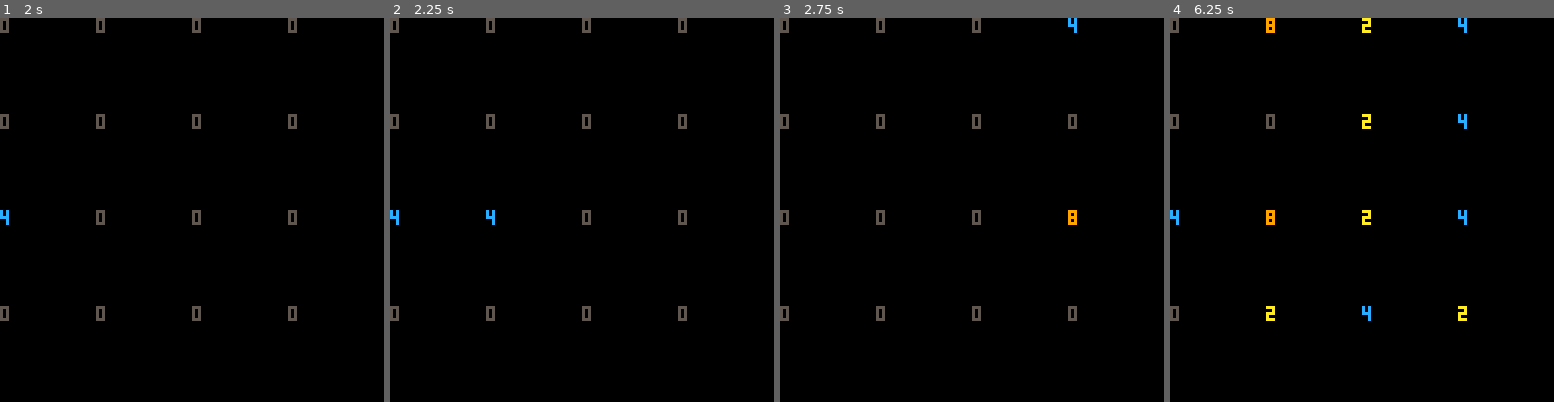
Above: before the commit, frames 1-4 (left to right).
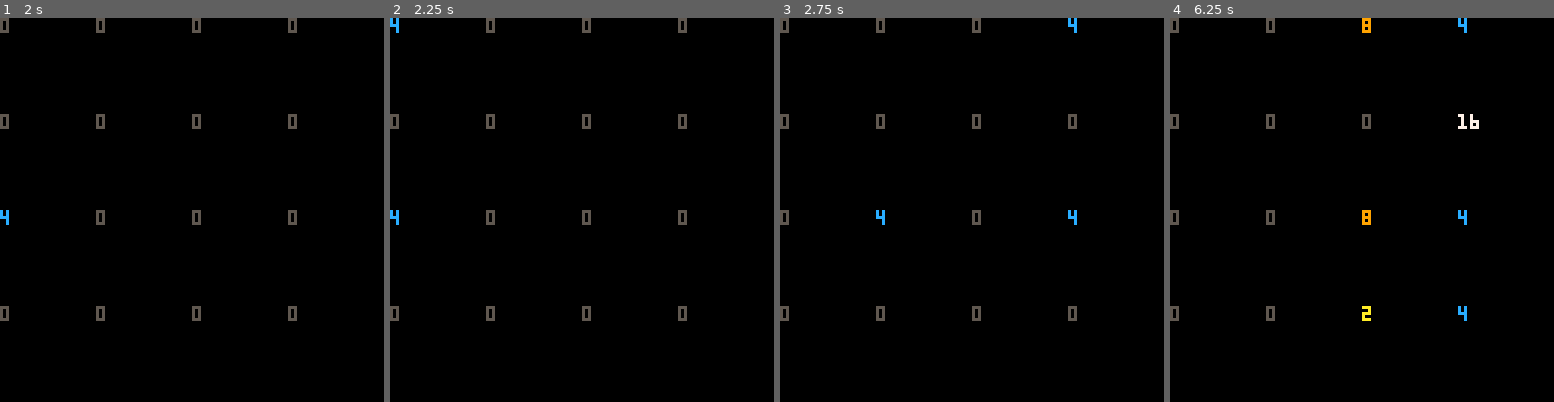
Above: after the commit, the same moments.

Repository: eduvf/PICO-8-experiments
Game: PICO-8 cartridge 2048.p8
Two runs of this game, one before a commit and one after it. Both use one fixed random seed, a clock stepped at 60 frames per second and the inputs below.
Inputs:
- Up to frame 1 (2 s): tap X (X key) at 0.33, 1.07, 1.85 s; tap O (Z key) at 0.7, 1.7 s; hold Right from 1.6 s (still down)
- Up to frame 2 (2.25 s): release Right at 2.1 s; tap O (Z key) at 2.1 s; hold Up from 2.15 s (still down)
- Up to frame 3 (2.75 s): release Up at 2.42 s; hold Right from 2.47 s (still down); tap O (Z key) at 2.5 s
- Up to frame 4 (6.25 s): tap O (Z key) every 0.4 s from 2.9 to 6.1 s; tap X (X key) at 2.97, 4.08, 5.2 s; release Right at 3.03 s; hold Left 3.08-3.58 s; hold Down 3.63-3.97 s; hold Right 4.02-4.68 s; hold Up 4.73-5.03 s; hold Left 5.08-5.68 s; hold Down 5.73-6.03 s; hold Right from 6.08 s (still down)

Frame 1 is identical in both runs. In frame 2, 0.2% of the frame differs, in the area x 0-28%, y 0-54%; in frame 3, 0.2%; in frame 4, 0.9%, in the area x 0-81%, y 0-79%.

Commit message:
add up move

Diff:
--- a/2048.p8
+++ b/2048.p8
@@ -70,6 +70,22 @@
         end
       end
     end
+  elseif dir == 2 then
+    for x = 1, 4 do
+      local ns = {}
+
+      for y = 1, 4 do
+        arrange(x, y, ns)
+      end
+
+      for y = 1, 4 do
+        if y <= #ns then
+          game[y][x] = ns[y]
+        else
+          game[y][x] = 0
+        end
+      end
+    end
   end
 end
 
